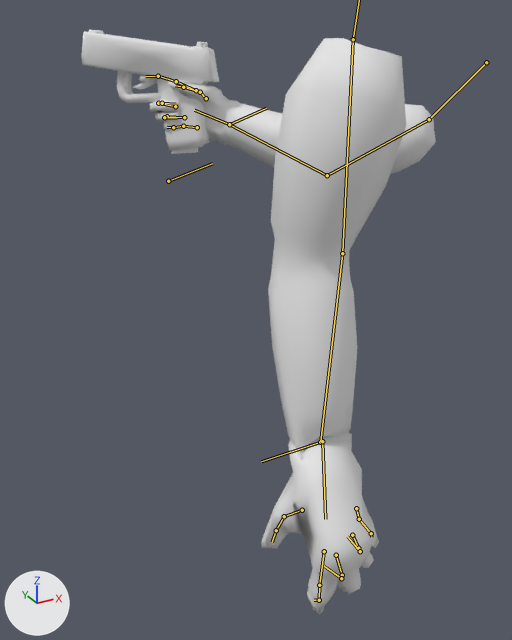
The Blender file gamedata/models/arms_newpistol/arms_newpistol.blend as it was, and as the next commit left it.
Camera for both pictures: a 50 mm camera at (-5.41, -10.89, 2.13) aimed at (0.2, -0.69, -2.97). Every picture has the same lights, and +X, +Y and +Z are marked at lower left. Both versions are drawn at frame 4 of the action 'SHOOT'; the numbers are the values there. The bones that bend it are drawn over the model as lines.

Names of what the first picture shows: 'Arms', 'Magazine', 'Pistol'.
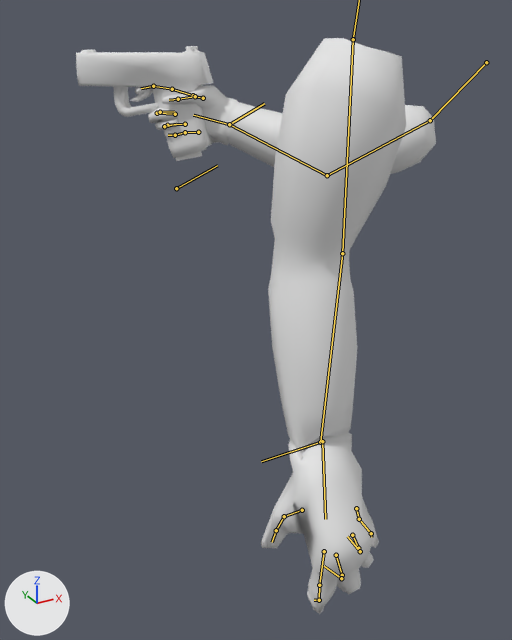
Changed parts and their boxes [x1, y1, x2, y2] in the pictures (512 x 640 px):
'Arms', posed
    before: [139, 38, 436, 614]
    after: [135, 38, 436, 614]
'Pistol', posed (7% shorter)
    before: [81, 30, 219, 150]
    after: [76, 46, 213, 158]
'Magazine', posed
    before: [172, 148, 198, 154]
    after: [176, 152, 202, 161]
bone 'Palm.R', root to tip
    before: (229, 124) to (194, 110)
    after: (229, 124) to (193, 115)
bone 'Thumb1.R', root to tip
    before: (206, 98) to (200, 92)
    after: (203, 98) to (195, 96)
bone 'Thumb2.R', root to tip
    before: (200, 92) to (183, 87)
    after: (195, 96) to (178, 99)
bone 'Thumb3.R', root to tip
    before: (183, 87) to (175, 85)
    after: (178, 99) to (169, 100)

The change, as a list of edits to the scene's bpy script:
```text
Change bone_forearm_r:
    where bone_forearm_r = bpy.data.objects['Armature'].pose.bones['Forearm.R']  # child of 'Bicep.R'
    bone_forearm_r.location: (0.54, 0.64, 0.2) -> (0.55, 0.55, 0.1)
    bone_forearm_r.rotation_quaternion: (0.829, -0.512, 0.052, -0.212) -> (0.853, -0.481, 0.029, -0.201)  # degrees (-62, -8, -24) -> degrees (-57, -8, -22)
Change bone_palm_r:
    where bone_palm_r = bpy.data.objects['Armature'].pose.bones['Palm.R']  # child of 'Forearm.R'
    bone_palm_r.rotation_quaternion: (0.997, 0.026, 0.015, -0.008) -> (0.996, 0.082, -0.011, 0.004)  # degrees (3, 2, -1) -> degrees (9, -1, 0)
Change bone_thumb1_r:
    where bone_thumb1_r = bpy.data.objects['Armature'].pose.bones['Thumb1.R']  # child of 'Palm.R'
    bone_thumb1_r.location: (0.4, -0.14, -0.03) -> (0.36, -0.08, -0.07)
    bone_thumb1_r.rotation_quaternion: (0.911, 0.099, -0.057, -0.397) -> (0.845, 0.229, -0.016, -0.482)  # degrees (13, -1, -47) -> degrees (24, 11, -57)
Change bone_thumb2_r:
    where bone_thumb2_r = bpy.data.objects['Armature'].pose.bones['Thumb2.R']  # child of 'Thumb1.R'
    bone_thumb2_r.rotation_quaternion: (0.976, 0.19, -0.047, 0.1) -> (0.969, 0.207, -0.013, 0.134)  # degrees (21, -7, 10) -> degrees (23, -5, 15)
Change bone_thumb3_r:
    where bone_thumb3_r = bpy.data.objects['Armature'].pose.bones['Thumb3.R']  # child of 'Thumb2.R'
    bone_thumb3_r.rotation_quaternion: (0.953, 0.183, -0.032, 0.239) -> (0.963, 0.099, -0.166, 0.189)  # degrees (20, -9, 27) -> degrees (8, -21, 21)
```
